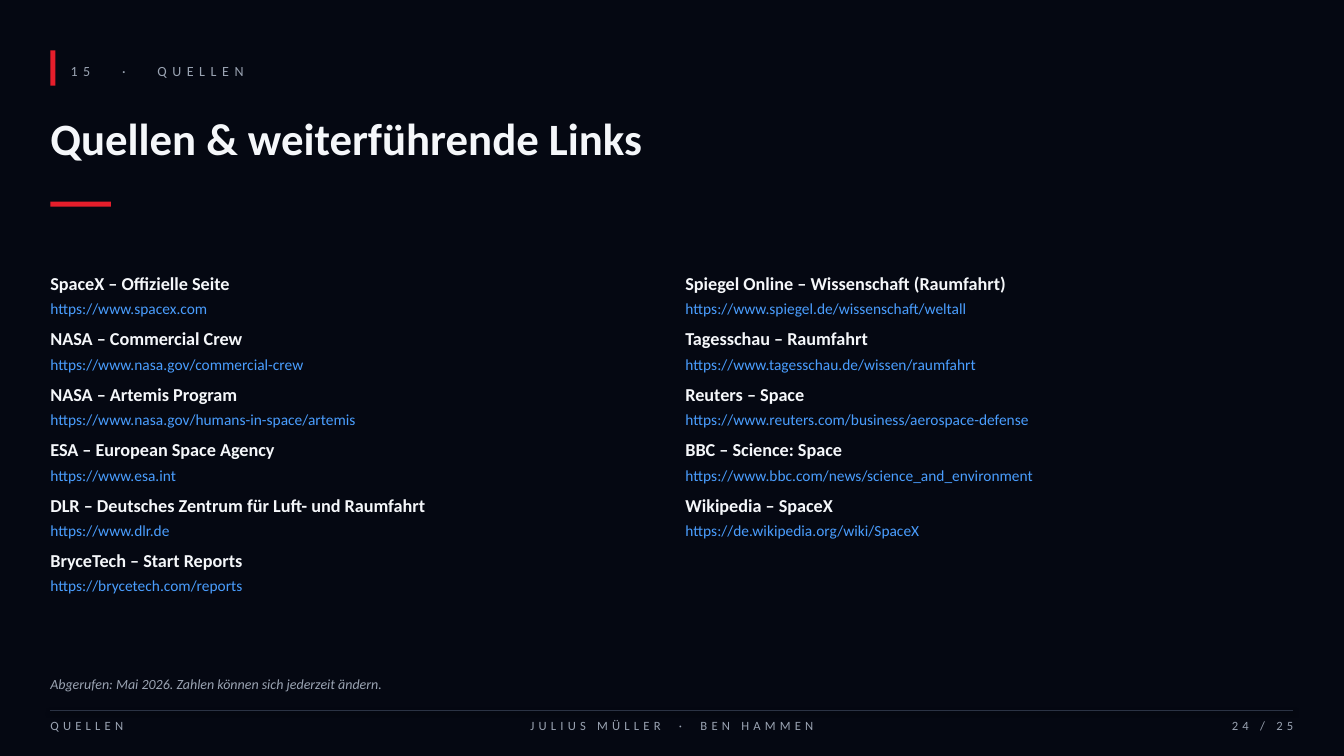
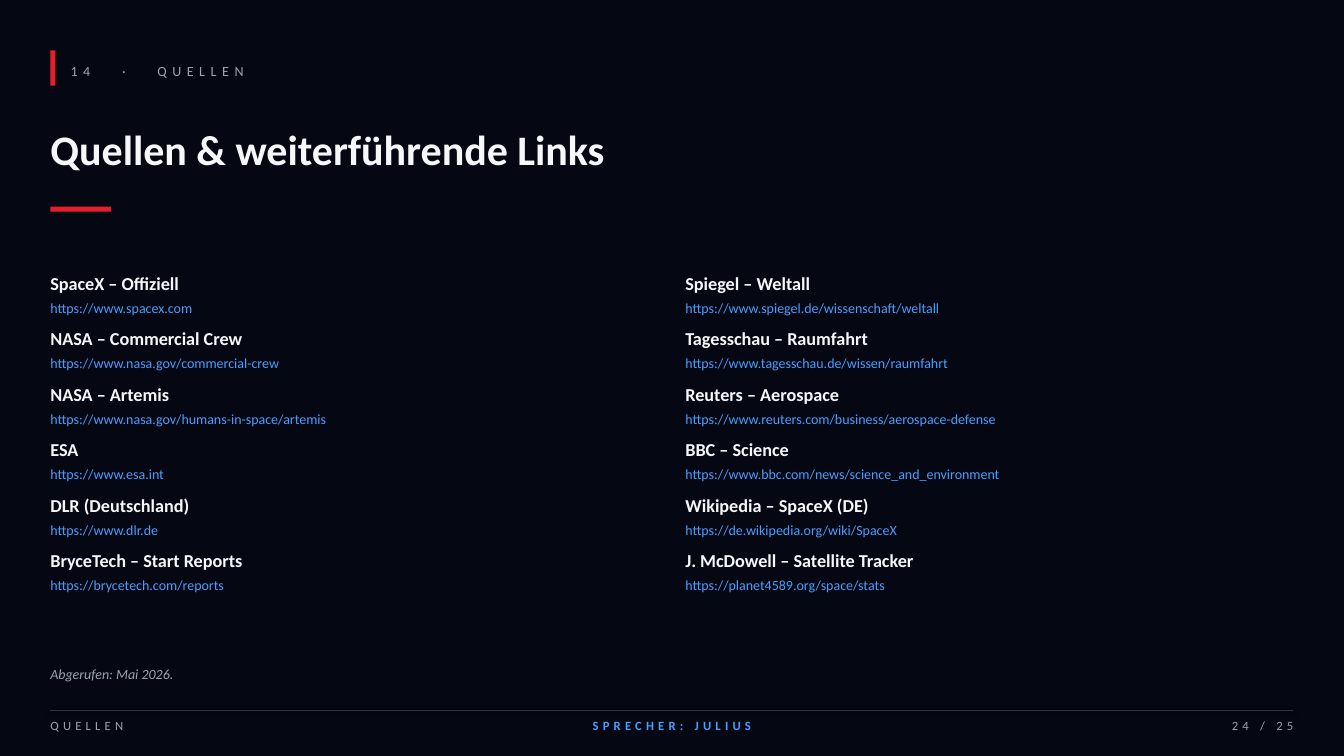
Before and after one commit to Benjibubu/Pr-si-Mathe-, a slide deck: slide 24 of SpaceX_Praesentation_Mueller_Hammen.pptx. Drawn at 1344x756 pixels with LibreOffice and Linux fonts; fonts in the diff are those of the drawing. Boxes give left, top, right and bottom in pixels: in the first picture for what was removed or moved away, otherwise in the second. Text is boxed around its words. In the diff, an @@ line names an element or a change of style, - is before the commit and + after.

Commit message:
v2: minimaler Text, grosse Bildplatzhalter, 3 Histogramme + Sprecherskripte
- Slides: weniger Text, mehr Stichpunkte, mehr Atem zum Reden
- Bildplatzhalter: gross, dezent gerastert, klar nummeriert (BILD 01-08),
  mit Beschreibung und Format-Hinweis (Hochformat / 16:9 etc.)
- 3 echte Balkendiagramme: Kosten/kg, Starlink-Wachstum, Starts/Jahr
- Datum-Chips ueber jedem Kapitel (Stand, Zeitraum)
- Footer zeigt jetzt Sprecher pro Folie (BEN / JULIUS / BEIDE)
- Ben.txt: vollstaendiges Sprechskript mit Cues und Uebergaben
- Julius.txt: ebenso, ergaenzend abgestimmt (gleicher Anteil)

```diff
--- a/SpaceX_Praesentation_Mueller_Hammen.pptx
+++ b/SpaceX_Praesentation_Mueller_Hammen.pptx
@@ text at (x1=71, y1=67, x2=243, y2=78): text changed @@
-15 · QUELLEN
+14 · QUELLEN
@@ text "Quellen & weiterführende Links" moved from (x1=50, y1=123, x2=642, y2=161) to (x1=50, y1=135, x2=604, y2=171) @@
@@ text "Quellen & weiterführende Links" at (x1=50, y1=135, x2=604, y2=171): size 32 to 30 pt; line spacing 1 to 1.05 @@
@@ rectangle moved from (x1=50, y1=202, x2=111, y2=207) to (x1=50, y1=207, x2=111, y2=212) @@
@@ text at (x1=50, y1=277, x2=179, y2=293): text changed @@
-SpaceX – Offizielle Seite
+SpaceX – Offiziell
@@ text at (x1=685, y1=277, x2=810, y2=293): text changed @@
-Spiegel Online – Wissenschaft (Raumfahrt)
+Spiegel – Weltall
@@ text at (x1=50, y1=388, x2=169, y2=401): text changed @@
-NASA – Artemis Program
+NASA – Artemis
@@ text at (x1=685, y1=389, x2=839, y2=404): text changed @@
-Reuters – Space
+Reuters – Aerospace
@@ text at (x1=50, y1=444, x2=78, y2=456): text changed @@
-ESA – European Space Agency
+ESA
@@ text at (x1=685, y1=443, x2=789, y2=456): text changed @@
-BBC – Science: Space
+BBC – Science
@@ text at (x1=50, y1=498, x2=189, y2=515): text changed @@
-DLR – Deutsches Zentrum für Luft- und Raumfahrt
+DLR (Deutschland)
@@ text at (x1=685, y1=498, x2=869, y2=515): text changed @@
-Wikipedia – SpaceX
+Wikipedia – SpaceX (DE)
@@ size 11 to 10 pt in 11 elements at (x1=50, y1=303, x2=192, y2=316), (x1=50, y1=358, x2=279, y2=371), (x1=50, y1=414, x2=326, y2=427), (x1=50, y1=469, x2=164, y2=482), (x1=50, y1=525, x2=158, y2=538), (x1=50, y1=580, x2=224, y2=593), (x1=685, y1=303, x2=939, y2=316), (x1=685, y1=358, x2=947, y2=371), (x1=685, y1=414, x2=995, y2=427), (x1=685, y1=469, x2=999, y2=482), (x1=685, y1=525, x2=896, y2=538) @@
@@ text added at (x1=685, y1=554, x2=914, y2=567), 13 pt, text #F5F7FA, bold @@
+J. McDowell – Satellite Tracker
@@ text added at (x1=685, y1=580, x2=884, y2=593), 10 pt, text #4A9EFF @@
+https://planet4589.org/space/stats
@@ text at (x1=50, y1=669, x2=174, y2=682): text changed @@
-Abgerufen: Mai 2026. Zahlen können sich jederzeit ändern.
+Abgerufen: Mai 2026.
@@ text at (x1=593, y1=721, x2=751, y2=730): text changed; text colour #9AA3B2 to #4A9EFF; bold on @@
-JULIUS MÜLLER · BEN HAMMEN
+SPRECHER: JULIUS
```
Also in this commit, not shown: 22 other slides changed, 2 slides added, 2 slides removed, 3 other files.
